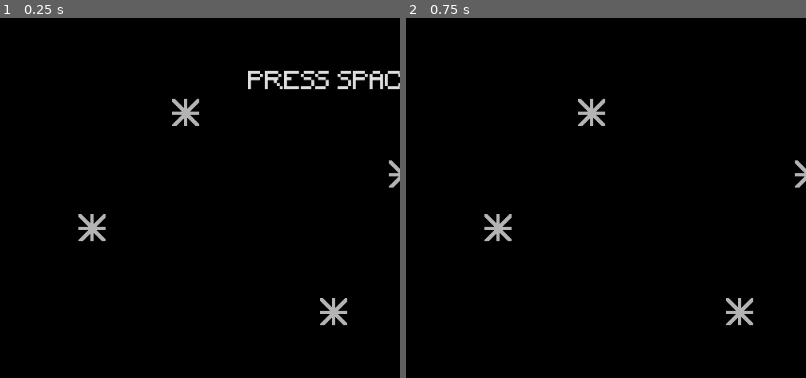
Above: before the commit, frames 1-2 (left to right).
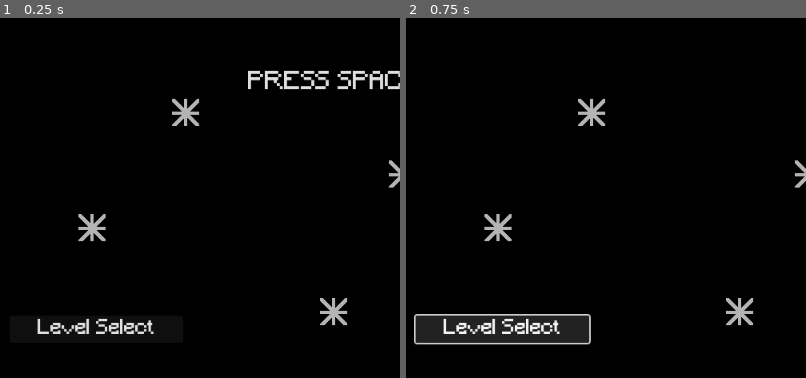
Above: after the commit, the same moments.

Repository: nsriv531/social-rejects-gddcteam1
Game: Godot game, scene res://scenes/Start_menu.tscn
The game is run twice, just before and just after one commit, with the same random seed, the same clock (stepped at 60 frames per second) and the same inputs. Before the commit the project starts from res://scenes/menu.tscn. The engine's default icon, where the game draws it, is replaced by a stand-in: a white triangle on a blue panel in a dark square.
Inputs (mouse positions are % of the whole screen's width and height, from its top left):
- Up to frame 1 (0.25 s): no input
- Up to frame 2 (0.75 s): click (14, 93) at 0.5 s, where only the run after the commit has a clickable "Level Select"
The pictures show only the part of the screen within x 2-52%, y 50-100%; the shares and areas given below are measured in that part.

The runs differ from the first frame. In frame 1, 0.7% of the frame differs, in the area x 9-39%, y 83-88%; in frame 2, 3.8%, in the area x 2-47%, y 82-91%.

Commit message:
Level select part done

Diff:
--- a/project.godot
+++ b/project.godot
@@ -11,7 +11,7 @@
 [application]
 
 config/name="Crayons to Calculators"
-run/main_scene="res://scenes/menu.tscn"
+run/main_scene="res://scenes/Start_menu.tscn"
 config/features=PackedStringArray("4.1", "Mobile")
 config/icon="res://icon.svg"
 
--- /dev/null
+++ b/scenes/Start_menu.tscn
@@ -0,0 +1,51 @@
+[gd_scene load_steps=5 format=3 uid="uid://dvlep1fd8scqp"]
+
+[ext_resource type="Script" path="res://scripts/menu.gd" id="1_ssdyu"]
+[ext_resource type="Texture2D" uid="uid://bssl4kc8stiun" path="res://sprites/title.png" id="2_y0apa"]
+[ext_resource type="FontFile" uid="uid://enutowvvlbei" path="res://sprites/Pixel_font.ttf" id="3_bahaq"]
+[ext_resource type="Script" path="res://scripts/Start_text.gd" id="4_d6rbs"]
+
+[node name="Start_menu" type="Control"]
+layout_mode = 3
+anchors_preset = 15
+anchor_right = 1.0
+anchor_bottom = 1.0
+grow_horizontal = 2
+grow_vertical = 2
+script = ExtResource("1_ssdyu")
+
+[node name="Title" type="Sprite2D" parent="."]
+position = Vector2(500, 450)
+texture = ExtResource("2_y0apa")
+
+[node name="Start_text" type="TextEdit" parent="."]
+texture_filter = 1
+layout_mode = 0
+offset_left = 321.0
+offset_top = 510.0
+offset_right = 727.0
+offset_bottom = 561.0
+theme_override_colors/background_color = Color(0, 0, 0, 1)
+theme_override_fonts/font = ExtResource("3_bahaq")
+theme_override_font_sizes/font_size = 30
+text = "PRESS SPACE TO START"
+script = ExtResource("4_d6rbs")
+
+[node name="VBoxContainer" type="VBoxContainer" parent="."]
+layout_mode = 1
+anchors_preset = -1
+anchor_top = 1.0
+anchor_bottom = 1.0
+offset_left = 27.0
+offset_top = -78.0
+offset_right = 244.0
+offset_bottom = -28.0
+grow_vertical = 0
+
+[node name="Level select" type="Button" parent="VBoxContainer"]
+layout_mode = 2
+theme_override_fonts/font = ExtResource("3_bahaq")
+theme_override_font_sizes/font_size = 25
+text = "Level Select"
+
+[connection signal="pressed" from="VBoxContainer/Level select" to="." method="_on_level_select_pressed"]
--- /dev/null
+++ b/scenes/level_select_menu.tscn
@@ -0,0 +1,28 @@
+[gd_scene load_steps=2 format=3 uid="uid://chisfwtiq61sr"]
+
+[ext_resource type="Script" path="res://scripts/level_select_menu.gd" id="1_hf7p0"]
+
+[node name="level_select_menu" type="Control"]
+layout_mode = 3
+anchors_preset = 0
+script = ExtResource("1_hf7p0")
+
+[node name="Kindergarten" type="VBoxContainer" parent="."]
+layout_mode = 0
+offset_right = 40.0
+offset_bottom = 40.0
+
+[node name="L1" type="Button" parent="Kindergarten"]
+layout_mode = 2
+
+[node name="Grade6" type="VBoxContainer" parent="."]
+layout_mode = 0
+offset_right = 40.0
+offset_bottom = 40.0
+
+[node name="L2" type="Button" parent="Grade6"]
+layout_mode = 2
+
+[connection signal="pressed" from="Kindergarten/L1" to="." method="_on_l_1_pressed"]
+[connection signal="pressed" from="Grade6/L2" to="." method="_on_l_2_pressed"]
+[connection signal="pressed" from="Grade6/L2" to="." method="_on_l_1_pressed"]
--- a/scenes/menu.tscn
+++ /dev/null
@@ -1,32 +0,0 @@
-[gd_scene load_steps=5 format=3 uid="uid://dvlep1fd8scqp"]
-
-[ext_resource type="Texture2D" uid="uid://bssl4kc8stiun" path="res://sprites/title.png" id="1_f7qkt"]
-[ext_resource type="Script" path="res://scripts/menu.gd" id="1_t7psi"]
-[ext_resource type="FontFile" uid="uid://enutowvvlbei" path="res://sprites/Pixel_font.ttf" id="2_rj252"]
-[ext_resource type="Script" path="res://scripts/Start_text.gd" id="3_dcn7b"]
-
-[node name="Menu" type="Control"]
-layout_mode = 3
-anchors_preset = 15
-anchor_right = 1.0
-anchor_bottom = 1.0
-grow_horizontal = 2
-grow_vertical = 2
-script = ExtResource("1_t7psi")
-
-[node name="Title" type="Sprite2D" parent="."]
-position = Vector2(500, 450)
-texture = ExtResource("1_f7qkt")
-
-[node name="TextEdit" type="TextEdit" parent="."]
-texture_filter = 1
-layout_mode = 0
-offset_left = 321.0
-offset_top = 510.0
-offset_right = 727.0
-offset_bottom = 561.0
-theme_override_colors/background_color = Color(0, 0, 0, 1)
-theme_override_fonts/font = ExtResource("2_rj252")
-theme_override_font_sizes/font_size = 30
-text = "PRESS SPACE TO START"
-script = ExtResource("3_dcn7b")
--- /dev/null
+++ b/scripts/level_select_menu.gd
@@ -0,0 +1,11 @@
+extends Control
+
+
+
+
+func _on_l_1_pressed():
+	get_tree().change_scene_to_file("res://scenes/level1.tscn")
+
+
+func _on_l_2_pressed():
+	get_tree().change_scene_to_file("res://scenes/level2.tscn")
--- a/scripts/menu.gd
+++ b/scripts/menu.gd
@@ -1,9 +1,12 @@
 extends Control
 
-func _physics_process(delta):
-
+func _physics_process(_delta):
 	if Input.get_action_strength("shoot"):
 		on_button_press()
 
 func on_button_press():
 	get_tree().change_scene_to_file("res://scenes/world.tscn")
+
+
+func _on_level_select_pressed():
+	get_tree().change_scene_to_file("res://scenes/")
